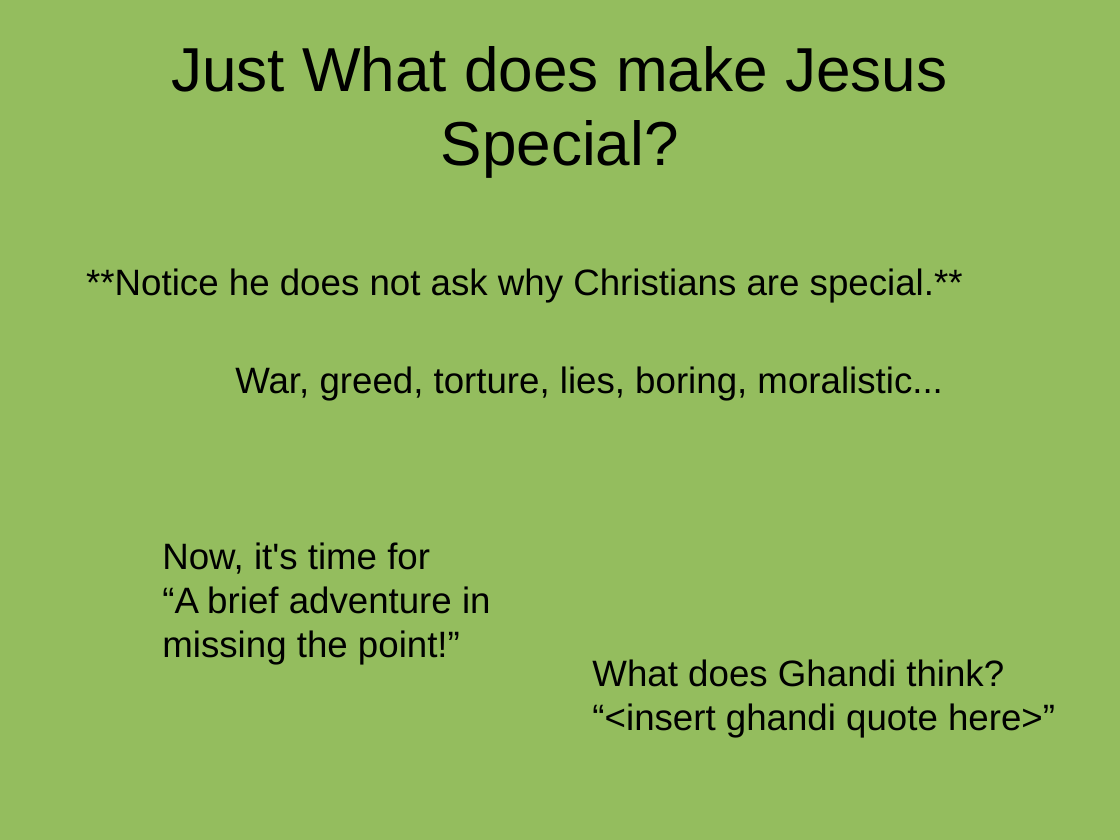
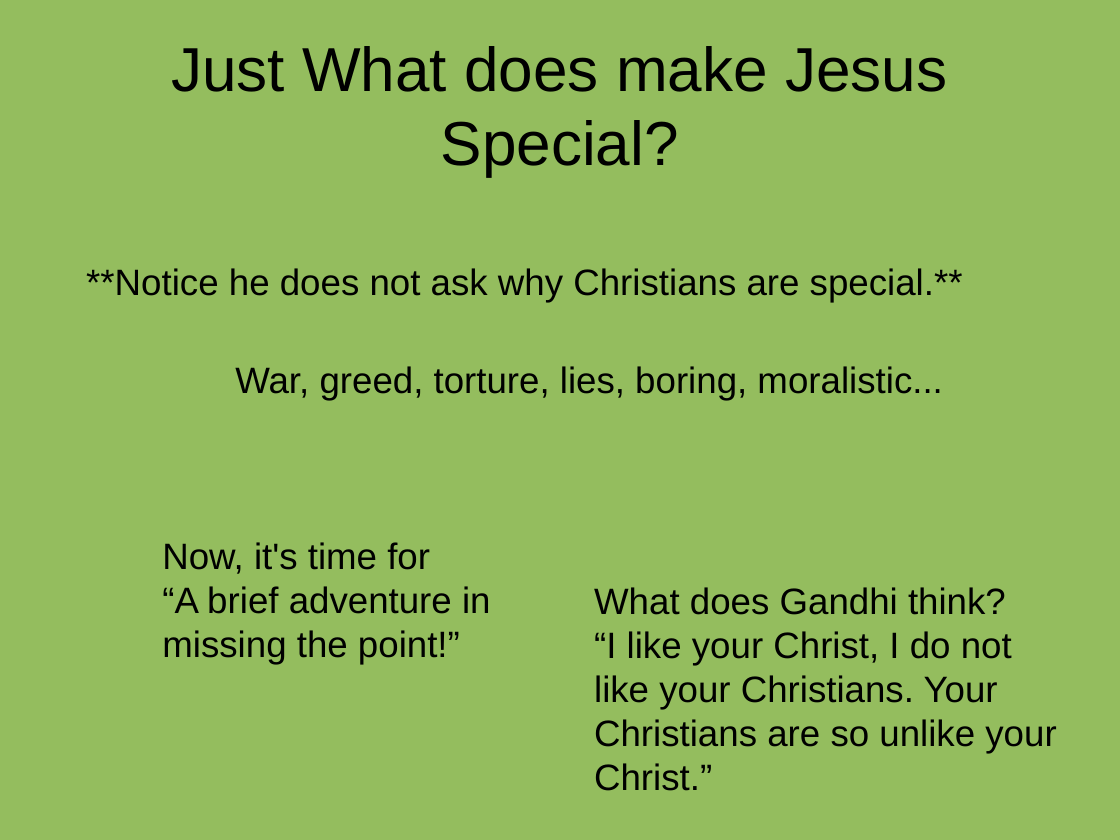
Before and after one commit to qrprat77/sunday_nite_class, a slide deck: slide 3 of presentations/chapter_4.odp. Drawn at 1120x840 pixels with LibreOffice and Linux fonts; fonts in the diff are those of the drawing. Boxes give left, top, right and bottom in pixels: in the first picture for what was removed or moved away, otherwise in the second. Text is boxed around its words. In the diff, an @@ line names an element or a change of style, - is before the commit and + after.

Commit message:
inserting a Gandhi quote

```diff
--- a/presentations/chapter_4.odp
+++ b/presentations/chapter_4.odp
@@ text at [594, 587, 1056, 791]: text changed @@
-What does Ghandi think?
-“<insert ghandi quote here>”
+What does Gandhi think?
+“I like your Christ, I do not
+like your Christians. Your
+Christians are so unlike your
+Christ.”
```
